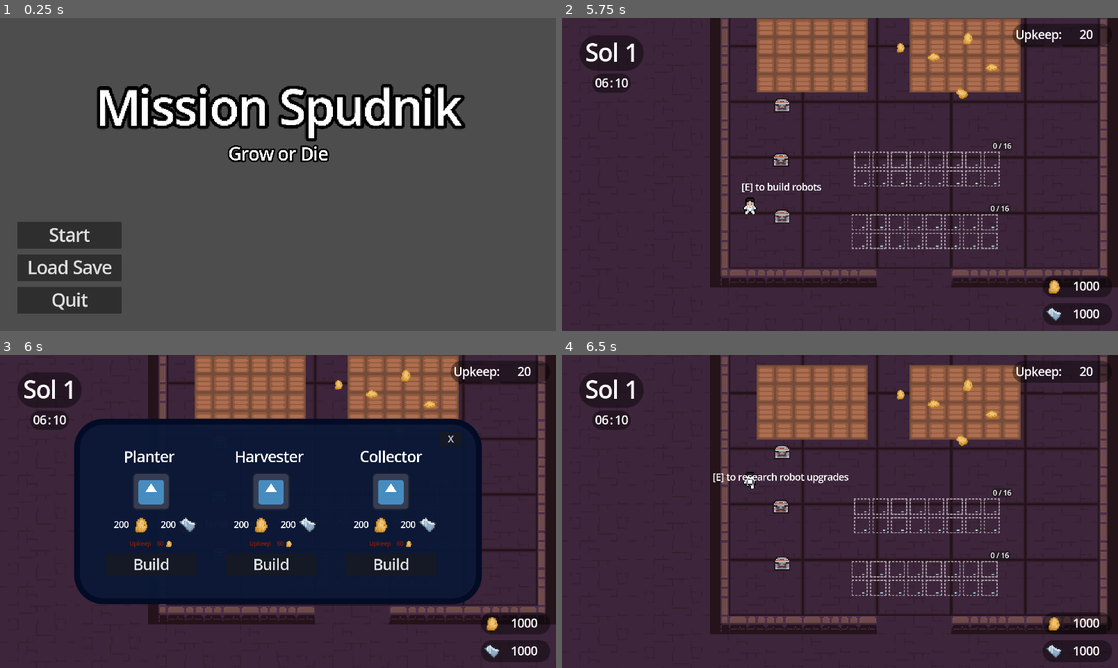
Above: before the commit, frames 1-4 (two rows, left to right).
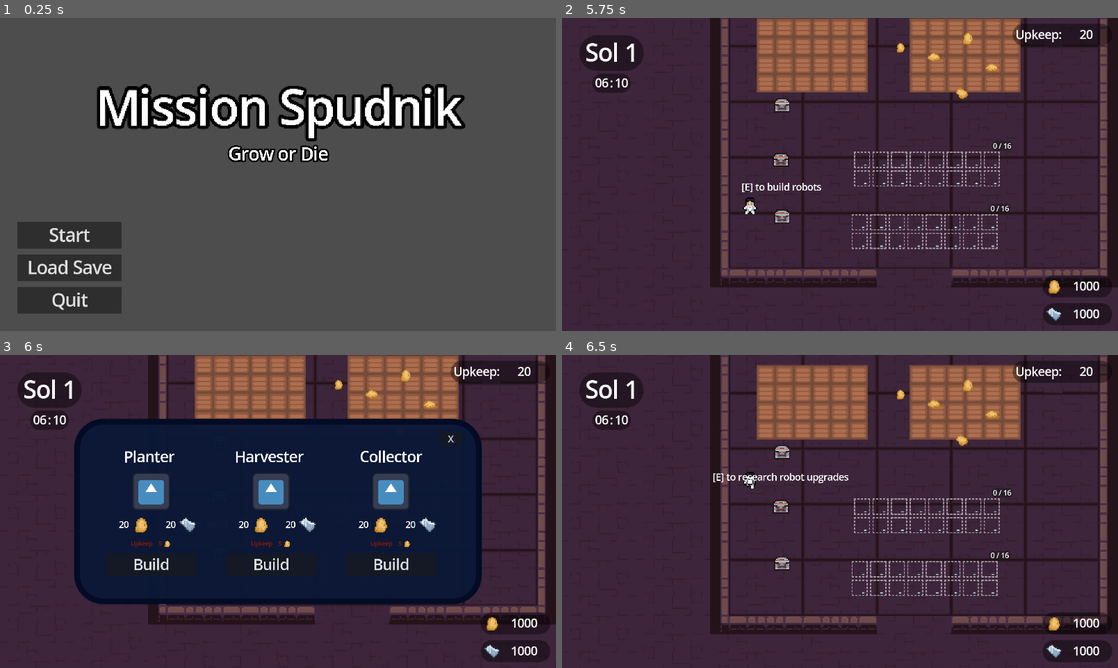
Above: after the commit, the same moments.

Repository: Saj-Hoque/MissionSpud
Game: Godot game, scene res://Menu/menu.tscn
Two runs of this game, one before a commit and one after it. Both use one fixed random seed, a clock stepped at 60 frames per second and the inputs below. The engine's default icon, where the game draws it, is replaced by a stand-in: a white triangle on a blue panel in a dark square.
Inputs (mouse positions are in pixels of both pictures, inside the frame that each line leads up to):
- Up to frame 1 (0.25 s): no input
- Up to frame 2 (5.75 s): click "Start" at 0.5 s; tap Enter at 1.25, 2.75 s; drag from (928, 221) to (767, 80) at 1.27 s; tap Space at 2, 4.25 s; drag from (812, 108) to (928, 221) at 2.02 s; move the mouse to (923, 284) at 2.77 s; hold A (left) 2.78-3.5 s; hold Right mouse button (rightClick) 2.78-3.5 s; click (923, 284) at 2.92 s; drag from (962, 108) to (767, 80) at 3.52 s; move the mouse to (756, 96) at 4.27 s; press the mouse at (756, 96) at 4.28 s; hold S (down) 4.28-5 s; release the mouse at (756, 96) at 5 s; drag from (962, 158) to (801, 36) at 5.02 s
- Up to frame 3 (6 s): tap Enter at 5.75 s; move the mouse to (166, 527) at 5.77 s; hold W (up) from 5.78 s (still down); hold E (interact) from 5.78 s (still down); click (166, 527) at 5.92 s
- Up to frame 4 (6.5 s): keep holding W (up); keep holding E (interact)

Frames 1-2 are identical in both runs. In frame 3, 0.4% of the frame differs, in the area x 20-75%, y 53-62%; in frame 4, nothing differs.

Commit message:
update robot_shop to use set prices and upkeep

Diff:
--- a/UI/resource_research_station.gd
+++ b/UI/resource_research_station.gd
@@ -366,8 +366,6 @@
 
 
 
-
-
 func _refresh_upkeep(upkeepValues, level):
 	totalUpkeep.text = "Upkeep:\n" + str(Global.upkeep) + "   ->   " + str(Global.upkeep + upkeepValues[level])
 
--- a/UI/robot_shop.gd
+++ b/UI/robot_shop.gd
@@ -10,22 +10,37 @@
 @onready var timer = $buyTimer
 
 @onready var planterButton = $Panel/BUY/HBoxContainer/Planter/planterBuyButton
-@onready var plantedUpkeepLabel = $Panel/BUY/HBoxContainer/Planter/upkeep/upkeepLabel
+@onready var planterUpkeepLabel = $Panel/BUY/HBoxContainer/Planter/upkeep/upkeepLabel
+@onready var planterPotatoLabel = $Panel/BUY/HBoxContainer/Planter/Price/potatoPrice
+@onready var planterScrapLabel = $Panel/BUY/HBoxContainer/Planter/Price/scrapPrice
 
 @onready var harvesterButton = $Panel/BUY/HBoxContainer/Harvester/harvesterBuyButton
+@onready var harvesterUpkeepLabel = $Panel/BUY/HBoxContainer/Harvester/upkeep/upkeepLabel
+@onready var harvesterPotatoLabel = $Panel/BUY/HBoxContainer/Harvester/Price/potatoPrice
+@onready var harvesterScrapLabel = $Panel/BUY/HBoxContainer/Harvester/Price/scrapPrice
+
 @onready var collectorButton = $Panel/BUY/HBoxContainer/Collector/collectorBuyButton
+@onready var collectorUpkeepLabel = $Panel/BUY/HBoxContainer/Collector/upkeep/upkeepLabel
+@onready var collectorPotatoLabel = $Panel/BUY/HBoxContainer/Collector/Price/potatoPrice
+@onready var collectorScrapLabel = $Panel/BUY/HBoxContainer/Collector/Price/scrapPrice
 
-var disable_override = false
 
 var planterPrice = { "potato" : 20,
 					 "scrap"  : 20 }
-var planterUpkeepValue = 5
+var planterUpkeep = 5
+
 
 var harvesterPrice = { "potato" : 20,
 					   "scrap"  : 20 }
+var harvesterUpkeep = 5
+
 
 var collectorPrice = { "potato" : 20,
 					   "scrap"  : 20 }
+var collectorUpkeep = 5
+
+
+var disable_override = false
 
 func _ready():
 	close_shop()
@@ -55,15 +70,23 @@
 
 func open_shop():
 	visible = true
-	_update_prices()
+	_update()
 
 func close_shop():
 	visible = false
 
-func _update_prices():
-	#if visible:
-		#plantedUpkeepLabel.text = "Upkeep	    " + str()
+func update_prices():
 	pass
+
+func _update_robot_details(price, potatoLabel, scrapLabel, upkeep, upkeepLabel):
+	potatoLabel.text = str(price["potato"])
+	scrapLabel.text = str(price["scrap"])
+	upkeepLabel.text = "Upkeep	    " + str(upkeep)
+
+func _update():
+	_update_robot_details(planterPrice, planterPotatoLabel, planterScrapLabel, planterUpkeep, planterUpkeepLabel)
+	_update_robot_details(harvesterPrice, harvesterPotatoLabel, harvesterScrapLabel, harvesterUpkeep, harvesterUpkeepLabel)
+	_update_robot_details(collectorPrice, collectorPotatoLabel, collectorScrapLabel, collectorUpkeep, collectorUpkeepLabel)
 
 func _disable_all_buttons():
 	disable_override = true
@@ -77,31 +100,25 @@
 	harvesterButton.disabled = false
 	collectorButton.disabled = false
 
-
-func _on_planter_buy_button_pressed():
-	Global.potatoCount -= planterPrice["potato"]
-	Global.scrapCount -= planterPrice["scrap"]
-	var planter = planter_scene.instantiate()
-	var planter_ai = planter_ai_scene.instantiate()
-	planter.idle_area = main_hub
-	planter.add_child(planter_ai)
-	#planter.position = global_position + Vector2(randi_range(-3, 3), randi_range(-3, 3))
-	robots.add_child(planter)
+func _buy_robot(price, scene, ai_scene):
+	Global.potatoCount -= price["potato"]
+	Global.scrapCount -= price["scrap"]
+	var robot = scene.instantiate()
+	var robot_ai = ai_scene.instantiate()
+	robot.idle_area = main_hub
+	robot.add_child(robot_ai)
+	#robot.position = global_position + Vector2(randi_range(-3, 3), randi_range(-3, 3))
+	robots.add_child(robot)
 	timer.start()
 	_disable_all_buttons()
 
 
+func _on_planter_buy_button_pressed():
+	_buy_robot(planterPrice, planter_scene, planter_ai_scene)
+
+
 func _on_harvester_buy_button_pressed():
-	var harvester = harvester_scene.instantiate()
-	var harvester_ai = harvester_ai_scene.instantiate()
-	harvester.idle_area = main_hub
-	harvester.add_child(harvester_ai)
-	#harvester.position = global_position + Vector2(randi_range(-3, 3), randi_range(-3, 3))
-	robots.add_child(harvester)
-	Global.potatoCount -= harvesterPrice["potato"]
-	Global.scrapCount -= harvesterPrice["scrap"]
-	timer.start()
-	_disable_all_buttons()
+	_buy_robot(harvesterPrice, harvester_scene, harvester_ai_scene)
 
 
 func _on_collector_buy_button_pressed():
--- a/UI/robot_shop.tscn
+++ b/UI/robot_shop.tscn
@@ -313,6 +313,7 @@
 text = "X"
 
 [node name="buyTimer" type="Timer" parent="."]
+wait_time = 1.25
 one_shot = true
 
 [connection signal="pressed" from="Panel/BUY/HBoxContainer/Planter/planterBuyButton" to="." method="_on_planter_buy_button_pressed"]
